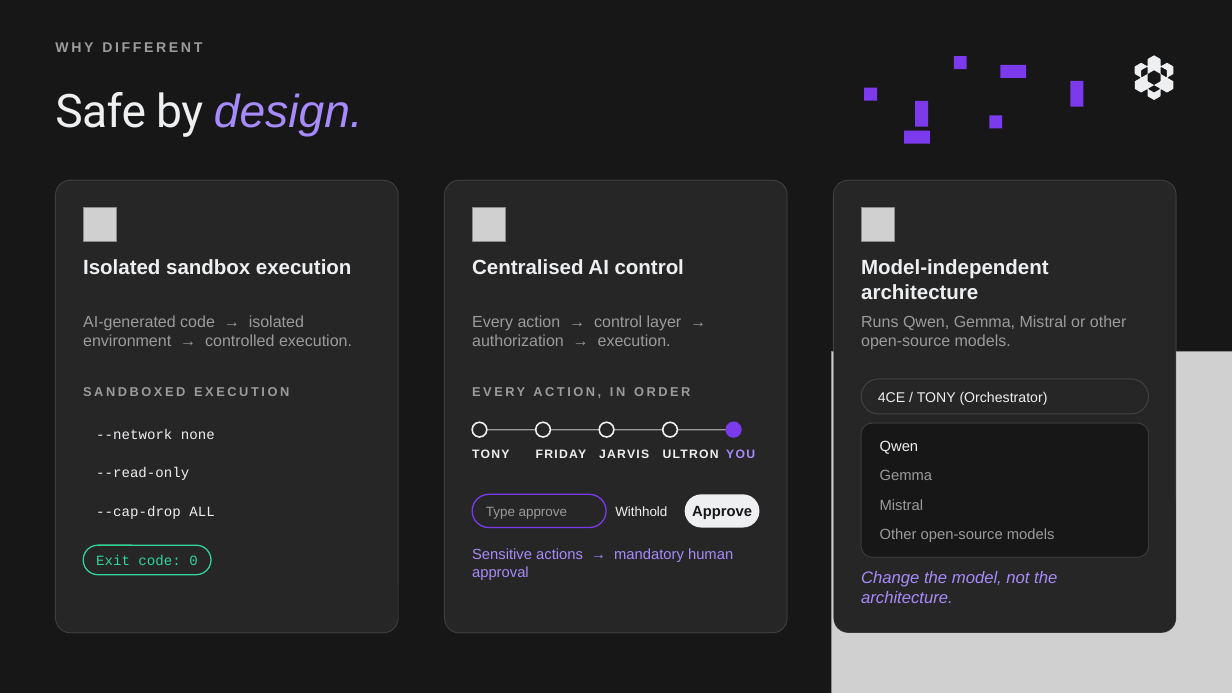
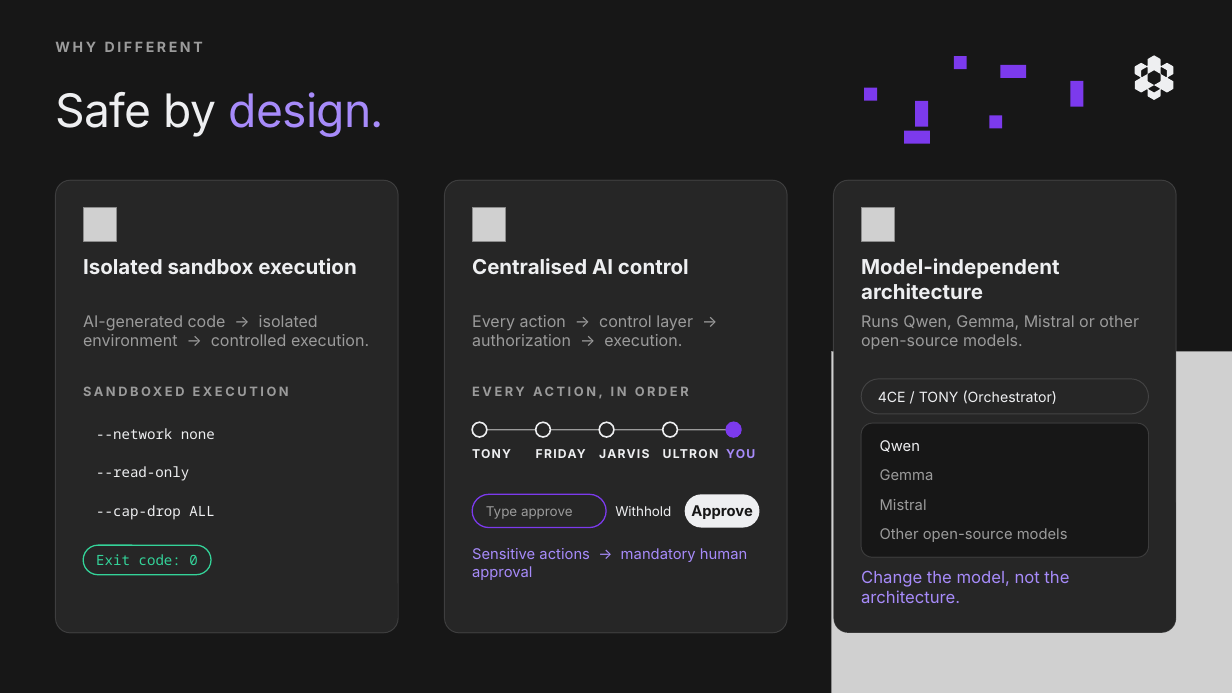
Before and after one commit to Yash3510/Multi-LLM-Agentic-Ai, a slide deck: slide 3 of presentation/4CE-Sovereign-AI-Workbench.pptx. Drawn at 1232x693 pixels with LibreOffice and Linux fonts; fonts in the diff are those of the drawing; grey boxes stand for pictures; background and template pictures are left out. Boxes give left, top, right and bottom in pixels: in the first picture for what was removed or moved away, otherwise in the second. Text is boxed around its words. In the diff, an @@ line names an element or a change of style, - is before the commit and + after.

```diff
--- a/presentation/4CE-Sovereign-AI-Workbench.pptx
+++ b/presentation/4CE-Sovereign-AI-Workbench.pptx
@@ text "Safe by design." at bbox=[55, 92, 384, 137]: font Roboto to Inter in "Safe by"; font Arial to Inter, letter spacing 0 to -0.5 pt, italic off in "design." @@
@@ font Arial to Inter in 21 elements at bbox=[55, 42, 203, 52], bbox=[83, 258, 357, 274], bbox=[83, 315, 369, 346], bbox=[472, 258, 689, 274], bbox=[472, 315, 693, 346], bbox=[861, 258, 1059, 299], bbox=[861, 315, 1139, 349], bbox=[83, 384, 360, 409], bbox=[472, 386, 689, 398], bbox=[472, 446, 537, 469], bbox=[536, 446, 601, 469], bbox=[600, 446, 665, 469], bbox=[663, 446, 727, 469], bbox=[486, 506, 573, 519], bbox=[615, 506, 671, 516], bbox=[472, 548, 747, 580], bbox=[878, 390, 1058, 404], bbox=[880, 440, 920, 452], bbox=[880, 469, 934, 480], bbox=[880, 499, 927, 510], bbox=[880, 528, 1068, 542] @@
@@ font Courier New to Noto Sans Mono in 4 elements at bbox=[96, 428, 215, 439], bbox=[96, 466, 189, 481], bbox=[96, 505, 214, 520], bbox=[96, 554, 197, 565] @@
@@ text "Change the model, not the ..." at bbox=[861, 570, 1069, 603]: font Arial to Inter, italic off @@
```
Also in this commit, not shown: 9 other slides changed, 5 other files.
